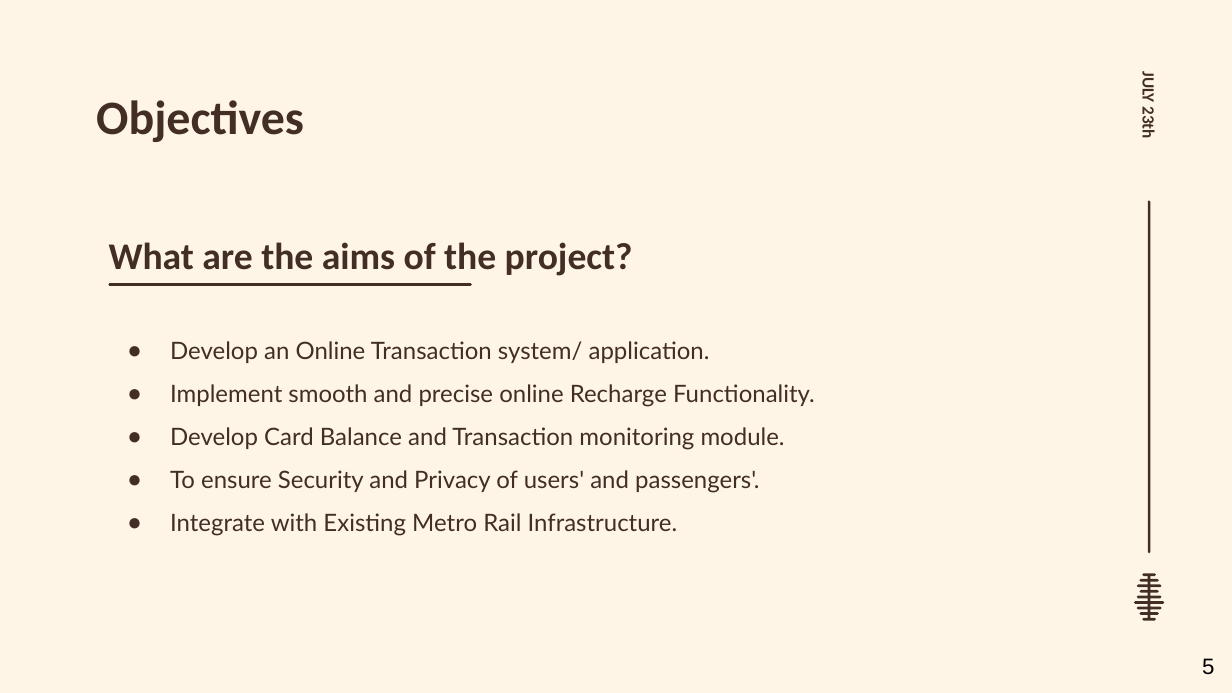
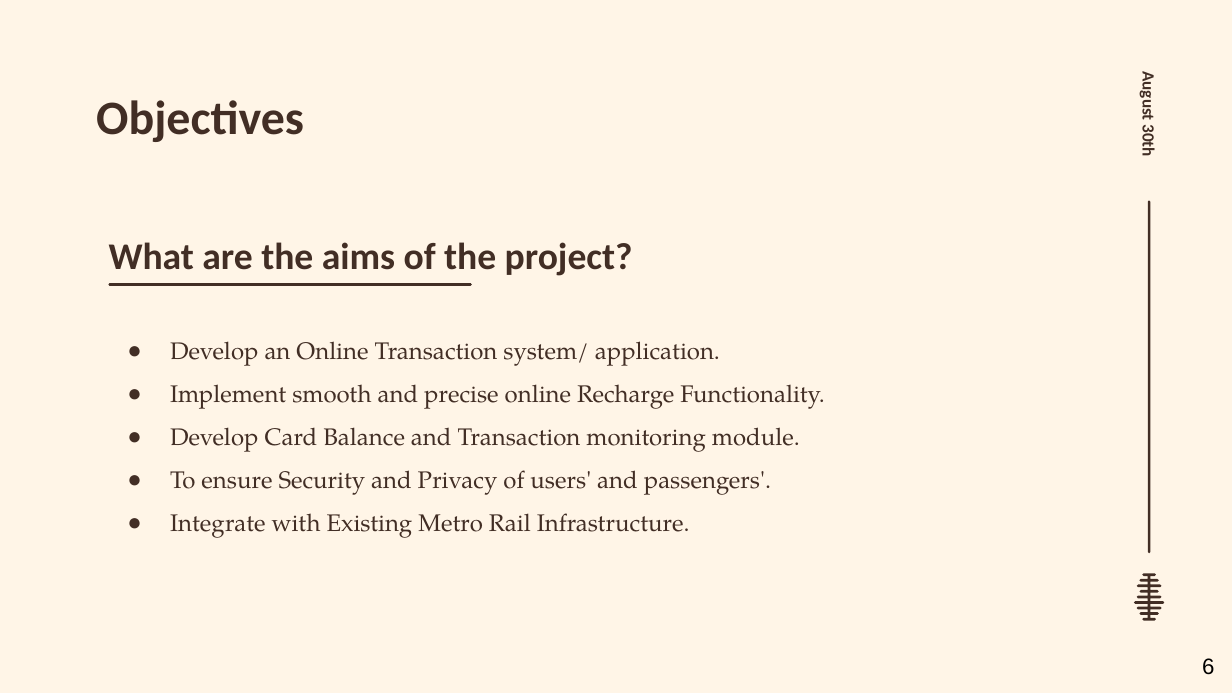
Before and after one commit to dot-ASH/metro-rail-smart-card-system, a slide deck: slide 6 of slide/Capstone.pptx (slide 5 before the commit). Drawn at 1232x693 pixels with LibreOffice and Linux fonts; fonts in the diff are those of the drawing; background and template pictures are left out. Boxes give left, top, right and bottom in pixels: in the first picture for what was removed or moved away, otherwise in the second. Text is boxed around its words. In the diff, an @@ line names an element or a change of style, - is before the commit and + after.

```diff
--- a/slide/Capstone.pptx
+++ b/slide/Capstone.pptx
@@ text at [1138, 75, 1159, 156]: text changed @@
-JULY 23th
+August 30th
@@ text "Develop an Online Transaction system/ ..." at [170, 341, 825, 538]: font Lato to TeX Gyre Pagella @@
@@ page number at [1202, 658, 1214, 675]: text changed @@
-5
+6
```
Also in this commit, not shown: 8 other slides changed, 7 slides added, 1 slide removed, 9 other files.
